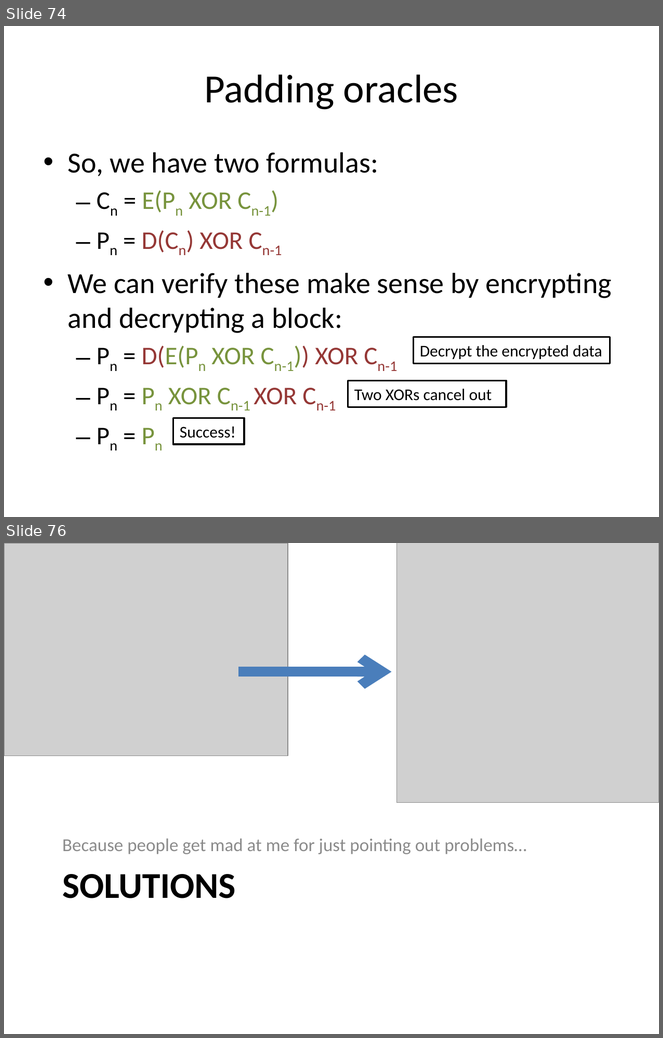
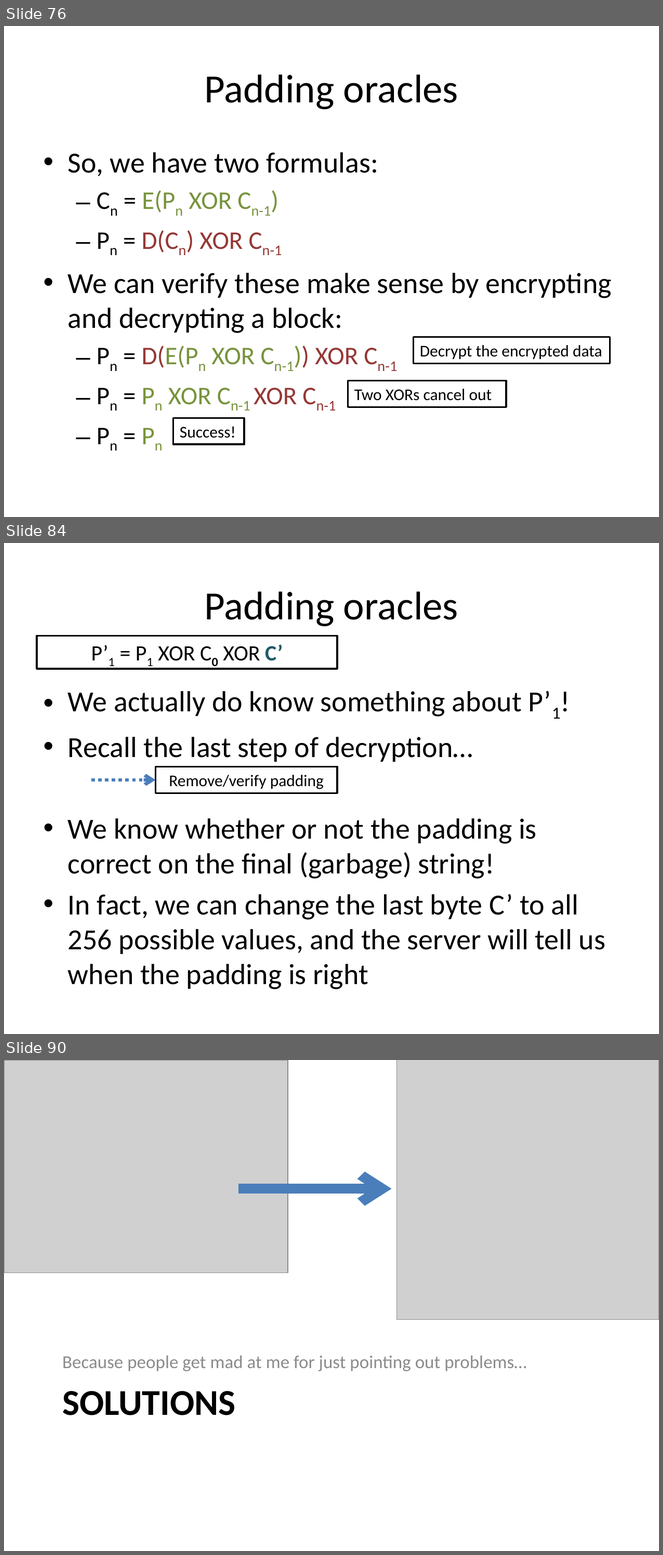
Before and after one commit to iagox86/2013-02-Shmoocon-talk, a slide deck: Shmoocon.pptx. Shown one above the other, each under a label of ours: slides 74 and 76 before the commit, slides 76, 84 and 90 after it; the slides between them are not shown. The pictures are 663x1038 and 663x1555 pixels, drawn with LibreOffice and Linux fonts; fonts in the diff are those of the drawing; grey boxes stand for pictures. Boxes give left, top, right and bottom in pixels: in the first picture for what was removed or moved away, otherwise in the second. Text is boxed around its words. In the diff, an @@ line names an element or a change of style, - is before the commit and + after.

```diff
--- a/Shmoocon.pptx
+++ b/Shmoocon.pptx
@@ slide 84 added at (4,543,659,1034), background #FFFFFF @@
@@ title added at (204,591,458,627), 44 pt, text #000000 @@
+Padding oracles
@@ rectangle added at (37,636,337,669), fill #FFFFFF, outline #000000 2 pt, 24 pt, text #000000 @@
+P’1 = P1 XOR C0 XOR C’
@@ text added at (68,691,606,990), 32 pt, text #000000 @@
+• We actually do know something about P’1!
+• Recall the last step of decryption…
+• We know whether or not the padding is correct on the final (garbage) string!
+• In fact, we can change the last byte C’ to all 256 possible values, and the server will tell us when the padding is right
@@ rectangle added at (155,767,337,793), fill #FFFFFF, outline #000000 2 pt, 18 pt, text #000000 @@
+Remove/verify padding
@@ arrow added from (91, 780) to (155, 780), #4B7EBC 3.75 pt dashed @@
@@ what was slide 74 is now slide 76 @@
@@ what was slide 76 is now slide 90 @@
```
Also in this commit, not shown: 2 slides changed, 14 other slides added, 1 slide removed, 2 other files.
